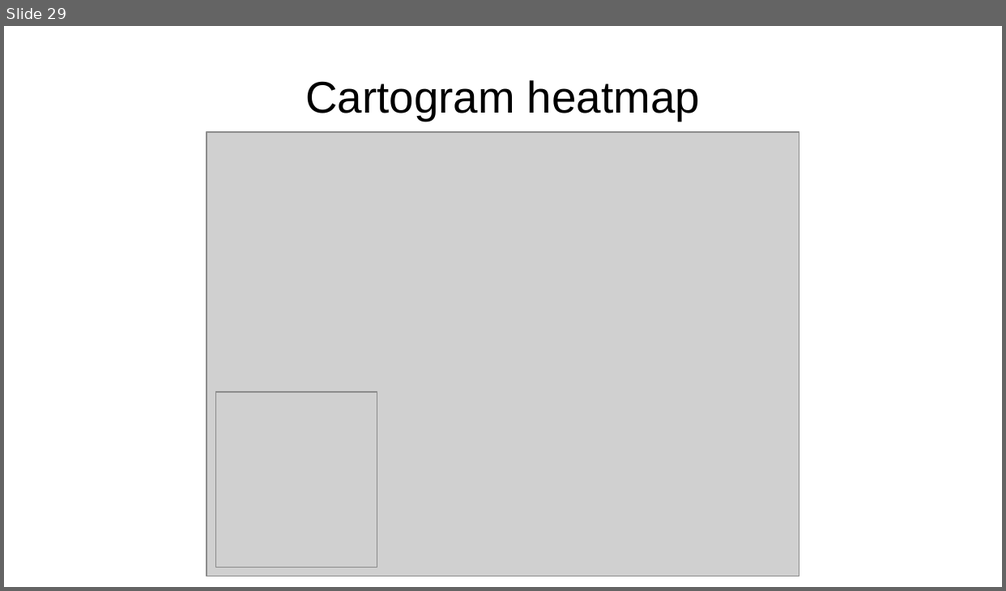
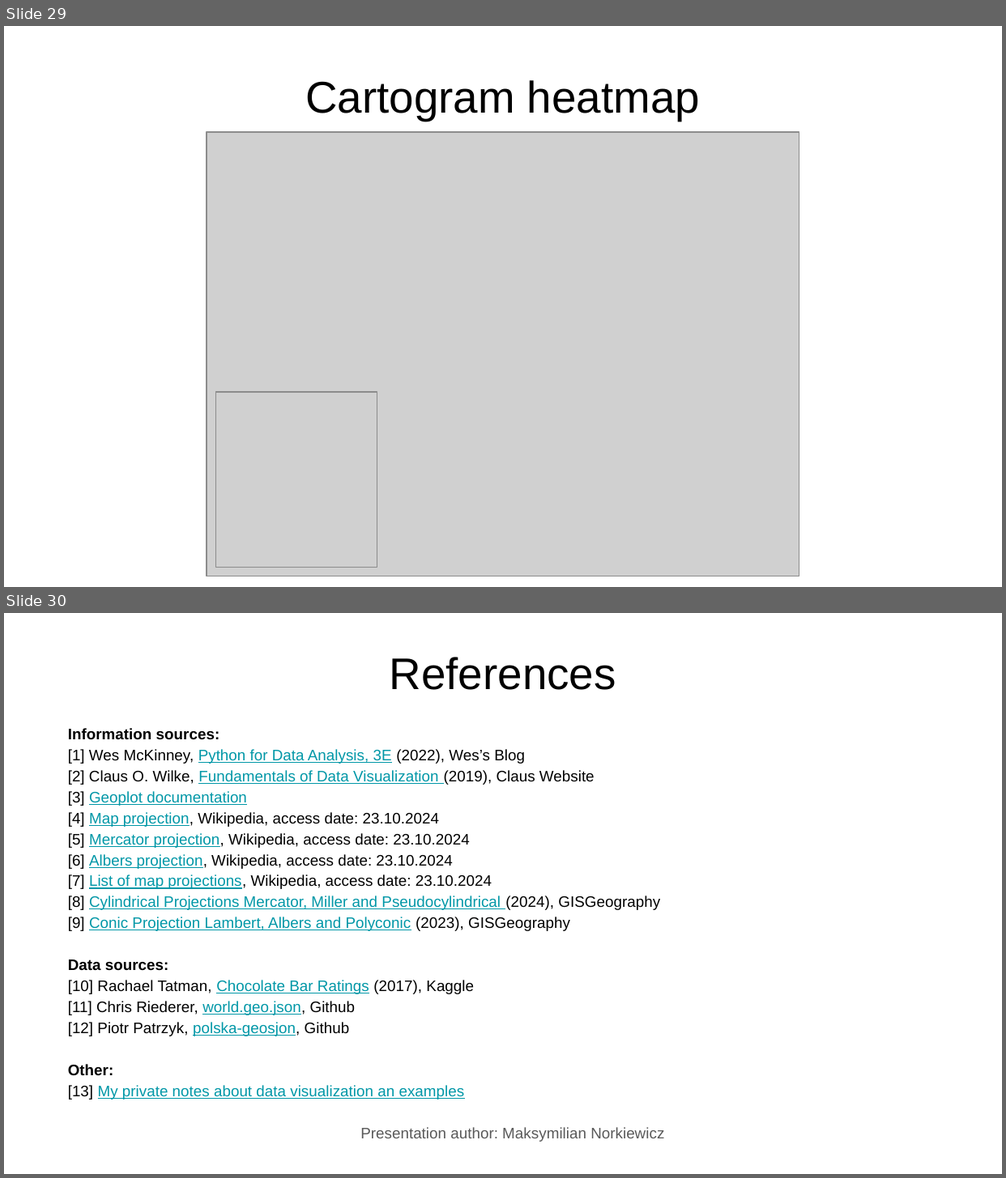
Before and after one commit to OgrodowskiJedrzej/Intro-To-Data-Science-Notebooks, a slide deck: Data Visualization pt. 3/Data Visualization pt. 3.pptx. Shown one above the other, each under a label of ours: slide 29 before the commit, slides 29 and 30 after it. The pictures are 1006x591 and 1006x1178 pixels, drawn with LibreOffice and Linux fonts; fonts in the diff are those of the drawing; grey boxes stand for pictures. Boxes give left, top, right and bottom in pixels: in the first picture for what was removed or moved away, otherwise in the second. Text is boxed around its words. In the diff, an @@ line names an element or a change of style, - is before the commit and + after.

Commit message:
Rewrite references to more readable format

```diff
--- a/Data Visualization pt. 3/Data Visualization pt. 3.pptx
+++ b/Data Visualization pt. 3/Data Visualization pt. 3.pptx
@@ slide 30 added at [4,613,1002,1174], background #FFFFFF @@
@@ title added at [390,657,616,690], 32 pt, text #000000 @@
+References
@@ text added at [68,728,660,1100], 11 pt, text #000000 @@
+Information sources:
+[1] Wes McKinney, Python for Data Analysis, 3E (2022), Wes’s Blog
+[2] Claus O. Wilke, Fundamentals of Data Visualization (2019), Claus Website
+[3] Geoplot documentation
+[4] Map projection, Wikipedia, access date: 23.10.2024
+[5] Mercator projection, Wikipedia, access date: 23.10.2024
+[6] Albers projection, Wikipedia, access date: 23.10.2024
+[7] List of map projections, Wikipedia, access date: 23.10.2024
+[8] Cylindrical Projections Mercator, Miller and Pseudocylindrical (2024), GISGeography
+[9] Conic Projection Lambert, Albers and Polyconic (2023), GISGeography
+Data sources:
+[10] Rachael Tatman, Chocolate Bar Ratings (2017), Kaggle
+[11] Chris Riederer, world.geo.json, Github
+[12] Piotr Patrzyk, polska-geosjon, Github
+Other:
+[13] My private notes about data visualization an examples
@@ text added at [360,1127,664,1142], 11 pt, text #595959 @@
+Presentation author: Maksymilian Norkiewicz
```
Also in this commit, not shown: 1 slide removed, 6 other files.
